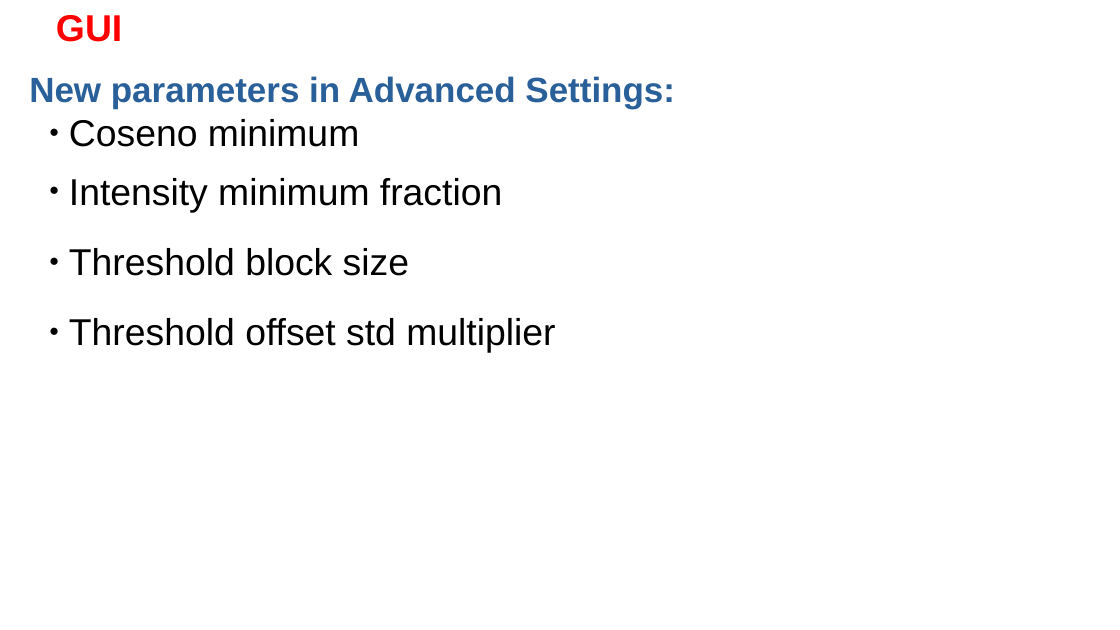
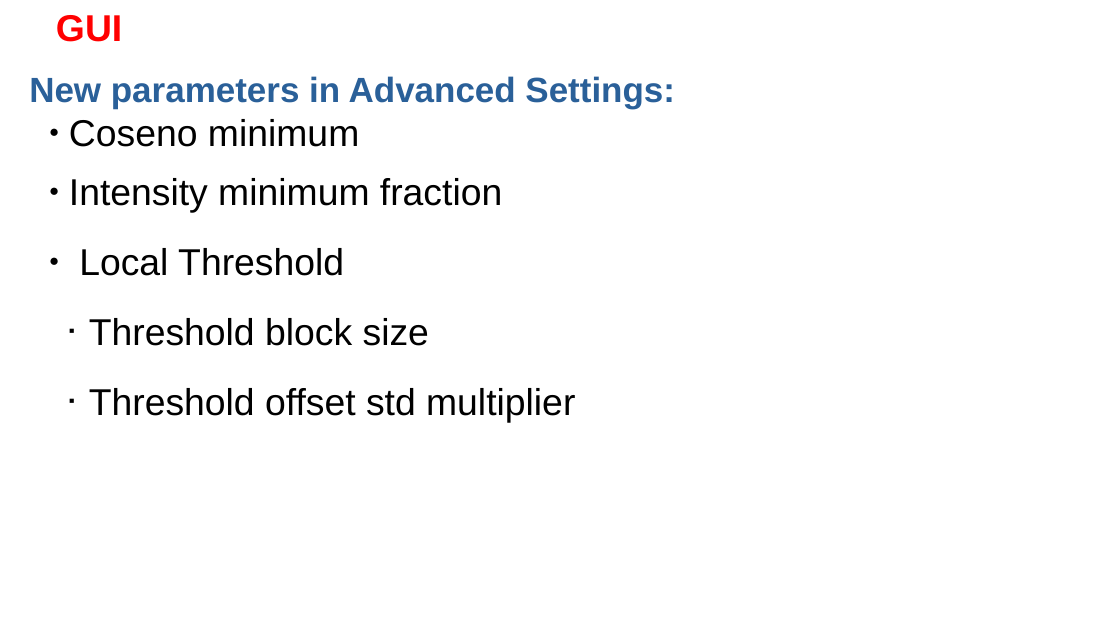
Before and after one commit to Nahuel88Ar/Lysosomes, a slide deck: slide 3 of UPDATE 19-2.pptx. Drawn at 1120x630 pixels with LibreOffice and Linux fonts; fonts in the diff are those of the drawing; background and template pictures are left out. Boxes give left, top, right and bottom in pixels: in the first picture for what was removed or moved away, otherwise in the second. Text is boxed around its words. In the diff, an @@ line names an element or a change of style, - is before the commit and + after.

```diff
--- a/UPDATE 19-2.pptx
+++ b/UPDATE 19-2.pptx
@@ text at (79,248,344,276): paragraph added @@
+  ● Local Threshold
@@ text at (89,318,575,423): bullet ● to ▪; list level 2 to 3 in "Threshold block size"; list level 2 to 3 in "Threshold offset std multiplier" @@
```
Also in this commit, not shown: 1 slide added, 2 other files.
